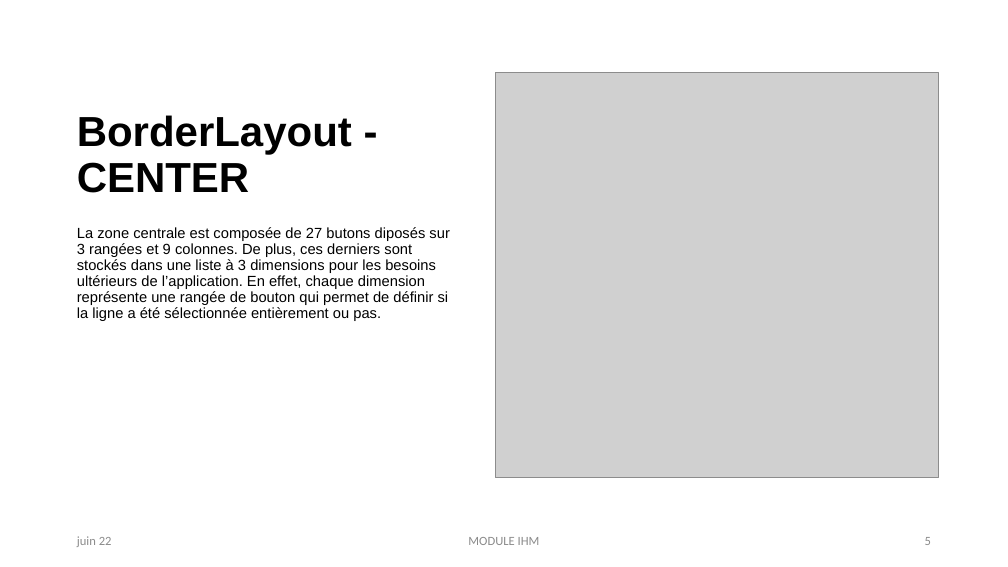
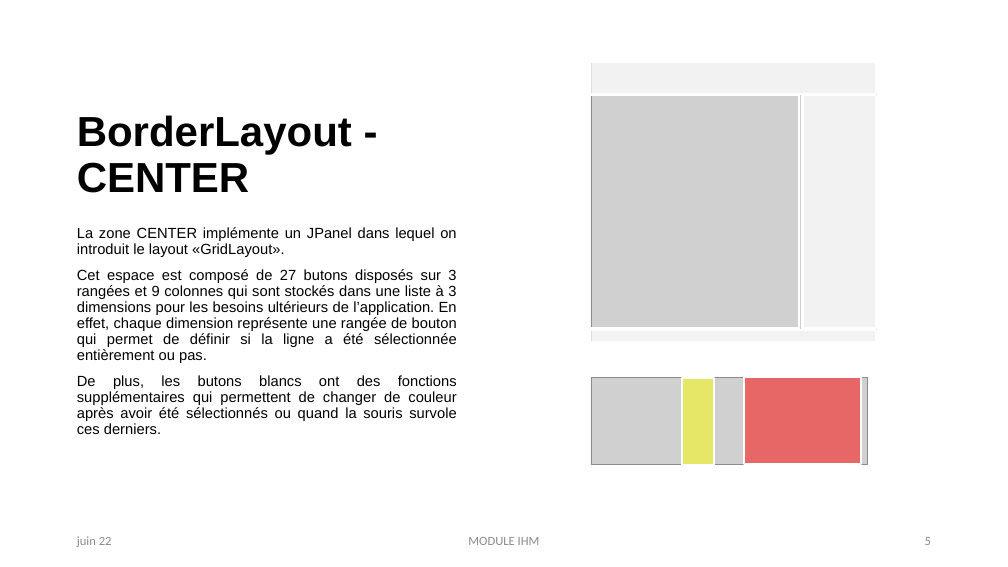
Before and after one commit to UfukArslan/Loto, a slide deck: slide 5 of LOTTO.pptx. Drawn at 1008x567 pixels with LibreOffice and Linux fonts; fonts in the diff are those of the drawing; grey boxes stand for pictures. Boxes give left, top, right and bottom in pixels: in the first picture for what was removed or moved away, otherwise in the second. Text is boxed around its words. In the diff, an @@ line names an element or a change of style, - is before the commit and + after.

```diff
--- a/LOTTO.pptx
+++ b/LOTTO.pptx
@@ picture resized from (x1=495, y1=73, x2=939, y2=477) to (x1=591, y1=62, x2=877, y2=342) @@
@@ text at (x1=77, y1=227, x2=457, y2=434): text changed @@
-La zone centrale est composée de 27 butons diposés sur 3 rangées et 9 colonnes. De plus, ces derniers sont stockés dans une liste à 3 dimensions pour les besoins ultérieurs de l’application. En effet, chaque dimension représente une rangée de bouton qui permet de définir si la ligne a été sélectionnée entièrement ou pas.
+La zone CENTER implémente un JPanel dans lequel on introduit le layout «GridLayout».
+Cet espace est composé de 27 butons disposés sur 3 rangées et 9 colonnes qui sont stockés dans une liste à 3 dimensions pour les besoins ultérieurs de l’application. En effet, chaque dimension représente une rangée de bouton qui permet de définir si la ligne a été sélectionnée entièrement ou pas.
+De plus, les butons blancs ont des fonctions supplémentaires qui permettent de changer de couleur après avoir été sélectionnés ou quand la souris survole ces derniers.
@@ group added at (x1=588, y1=62, x2=876, y2=342): 4 rectangles @@
@@ picture added at (x1=591, y1=377, x2=868, y2=464) @@
@@ rectangle added at (x1=682, y1=378, x2=715, y2=465), fill #FFFF00 at 50% opacity, outline #FFFFFF 2.25 pt @@
@@ rectangle added at (x1=744, y1=377, x2=861, y2=464), fill #FF0000 at 50% opacity, outline #FFFFFF 2.25 pt @@
```
Also in this commit, not shown: 1 other slide changed, 6 slides added, 19 other files.
